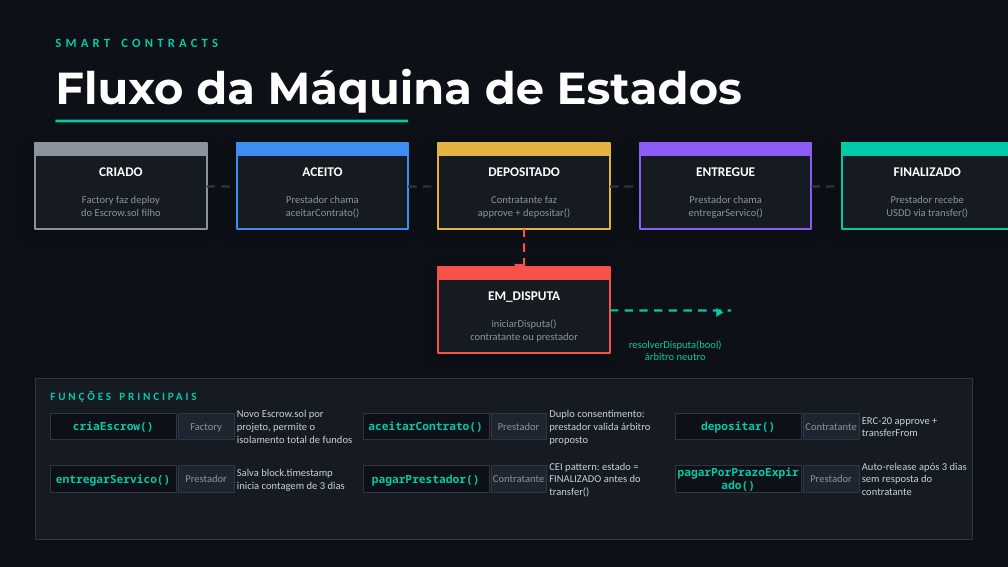
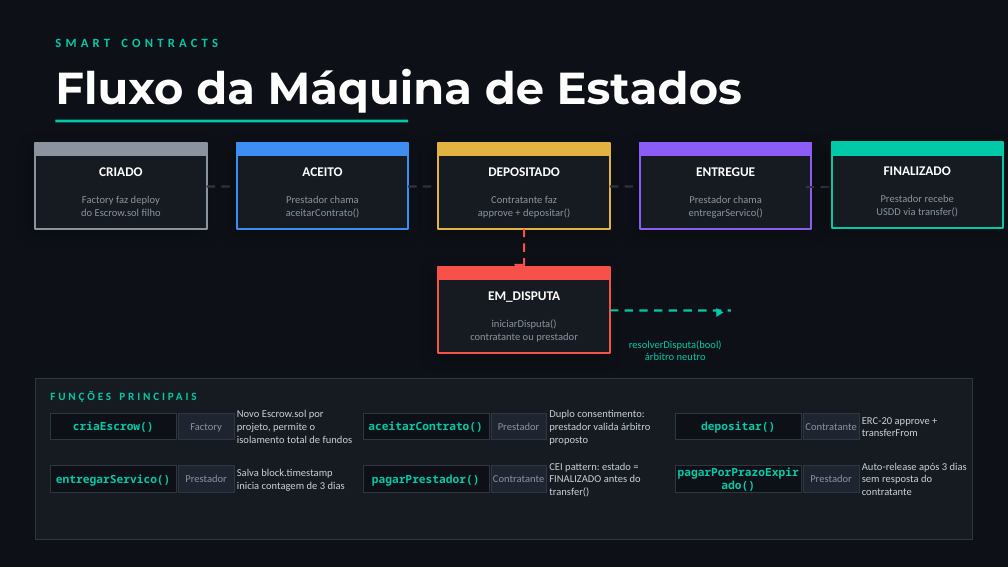
Before and after one commit to Dafloresz/escrow-freelancer-web3, a slide deck: slide 8 of docs/Escrow_Freelancer_Pitch.pptx. Drawn at 1008x567 pixels with LibreOffice and Linux fonts; fonts in the diff are those of the drawing. Boxes give left, top, right and bottom in pixels: in the first picture for what was removed or moved away, otherwise in the second. Text is boxed around its words. In the diff, an @@ line names an element or a change of style, - is before the commit and + after.

```diff
--- a/docs/Escrow_Freelancer_Pitch.pptx
+++ b/docs/Escrow_Freelancer_Pitch.pptx
@@ 2 texts, 2 rectangles: place and size @@
-2 texts, 2 rectangles at [842,143,1008,229]
+2 texts, 2 rectangles at [832,142,1003,228]
@@ line moved from (811, 186) - (877, 186) to (806, 187) - (872, 187) @@
```
Also in this commit, not shown: 4 other slides changed, 1 other file.
